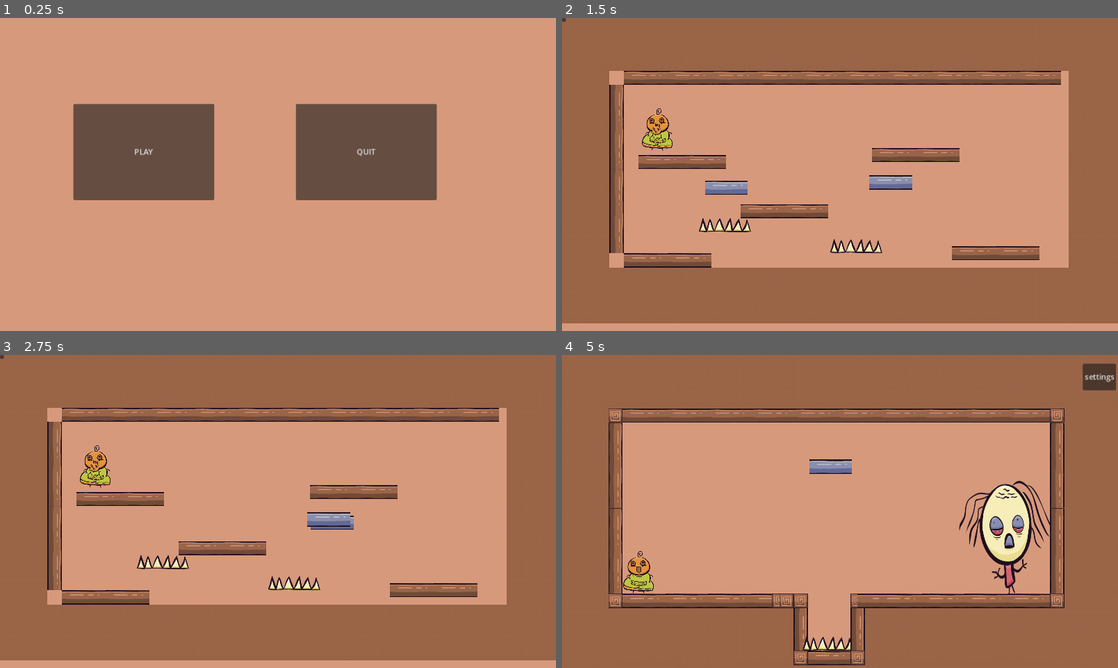
Above: before the commit, frames 1-4 (two rows, left to right).
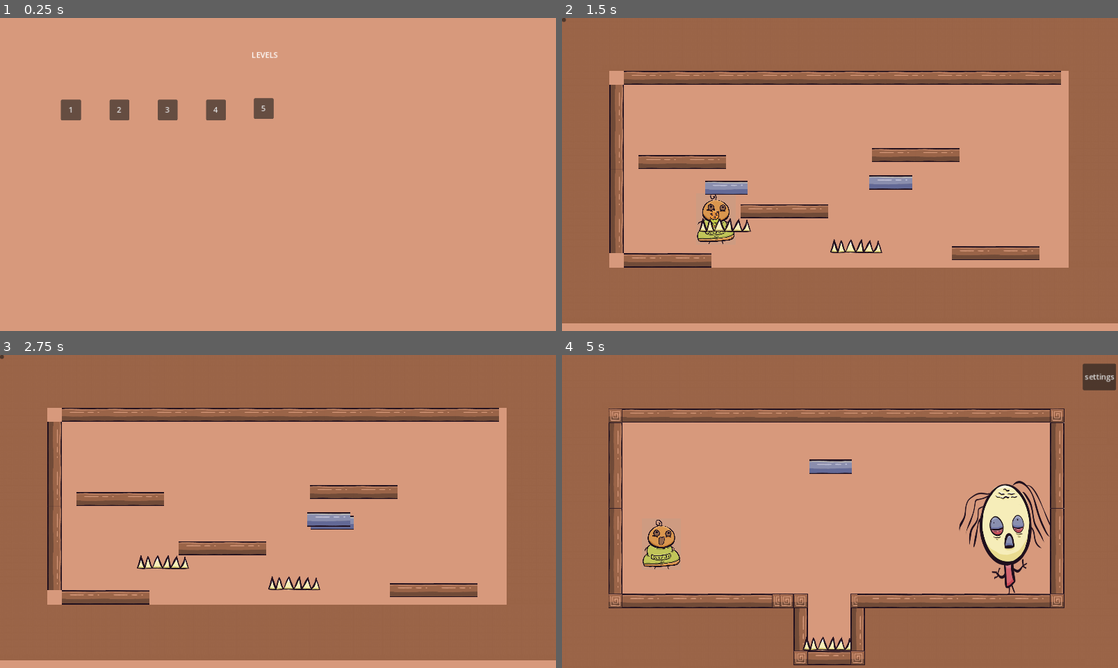
Above: after the commit, the same moments.

Repository: Yotambu100/The-hood-Five
Game: Godot game, scene res://levels.tscn
Two runs of this game, one before a commit and one after it. Both use one fixed random seed, a clock stepped at 60 frames per second and the inputs below. Before the commit the project starts from res://main.tscn.
Inputs (mouse positions are in pixels of both pictures, inside the frame that each line leads up to):
- Up to frame 1 (0.25 s): no input
- Up to frame 2 (1.5 s): click (678, 108) at 0.5 s, where only the run after the commit has a clickable "2"; click (678, 108) at 1.25 s, where only the run before the commit has a clickable "2"
- Up to frame 3 (2.75 s): drag from (166, 524) to (328, 520) at 2.02 s
- Up to frame 4 (5 s): click (562, 358) at 2.75 s; click "PLAY" at 3.5 s; click "1" at 4.25 s

The runs differ from the first frame. In frame 1, 16% of the frame differs, in the area x 10-79%, y 10-59%; in frame 2, 1.0%; in frame 3, 0.5%; in frame 4, 1.1%.
Error before the commit: Parse Error: Unexpected "Identifier" in class body. (res://AutoPlayer/Player.gd:1)

Commit message:
add player idle and run

Diff:
--- a/AutoPlayer/Player.gd
+++ b/AutoPlayer/Player.gd
@@ -1,7 +1,5 @@
 extends CharacterBody2D
 
-
-use code with cautio
 
 const SPEED = 300.0
 const JUMP_VELOCITY = -400.0
--- a/AutoPlayer/Player.tscn
+++ b/AutoPlayer/Player.tscn
@@ -1,40 +1,93 @@
-[gd_scene load_steps=6 format=3 uid="uid://y22qwdmagkle"]
+[gd_scene load_steps=19 format=3 uid="uid://y22qwdmagkle"]
 
 [ext_resource type="Script" path="res://AutoPlayer/Player.gd" id="1_72qd3"]
-[ext_resource type="Texture2D" uid="uid://cpbkifti6mk74" path="res://AutoPlayer/Player_idle1.png" id="2_dhkk1"]
-[ext_resource type="Texture2D" uid="uid://bk0uwxhqvcjfv" path="res://player/Player hands up.png" id="3_86g3i"]
+[ext_resource type="Texture2D" uid="uid://ojvdnxpax144" path="res://AutoPlayer/playerIdle_1.png" id="2_devk5"]
+[ext_resource type="Texture2D" uid="uid://c1ydqj100lm4y" path="res://AutoPlayer/playerIdle_2.png" id="3_3b0ye"]
+[ext_resource type="Texture2D" uid="uid://t51hov6tjc02" path="res://AutoPlayer/playerIdle_3.png" id="4_nc5iv"]
+[ext_resource type="Texture2D" uid="uid://cusu3kcjxfc8" path="res://AutoPlayer/playerIdle_4.png" id="5_5mrno"]
+[ext_resource type="Texture2D" uid="uid://cb7ejf5062yjs" path="res://AutoPlayer/playerIdle_5.png" id="6_l0anr"]
+[ext_resource type="Texture2D" uid="uid://lii0710eqsrf" path="res://AutoPlayer/playerIdle_6.png" id="7_5o43o"]
+[ext_resource type="Texture2D" uid="uid://dujin1ciq6pxi" path="res://AutoPlayer/playerIdle_7.png" id="8_crxiy"]
+[ext_resource type="Texture2D" uid="uid://bgm3cwukv5mym" path="res://AutoPlayer/playerIdle_8.png" id="9_o8osa"]
+[ext_resource type="Texture2D" uid="uid://b1f5r1bdmluy6" path="res://AutoPlayer/playerIdle_9.png" id="10_h6121"]
+[ext_resource type="Texture2D" uid="uid://cbv0gmbtxqmdr" path="res://AutoPlayer/playerIdle_10.png" id="11_40ayh"]
+[ext_resource type="Texture2D" uid="uid://cc3iatnj1jxti" path="res://AutoPlayer/playerIdle_11.png" id="12_0upk4"]
+[ext_resource type="Texture2D" uid="uid://c7r2atvfqsqus" path="res://AutoPlayer/playerIdle_12.png" id="13_e67cx"]
+[ext_resource type="Texture2D" uid="uid://badsasw3w0ysd" path="res://AutoPlayer/playerIdle_13.png" id="14_xklhf"]
+[ext_resource type="Texture2D" uid="uid://oajpr3oaryhr" path="res://AutoPlayer/playerIdle_14.png" id="15_7dwwf"]
+[ext_resource type="Texture2D" uid="uid://crd8ggnl2wfda" path="res://AutoPlayer/playerIdle_15.png" id="16_kq23g"]
 
 [sub_resource type="RectangleShape2D" id="RectangleShape2D_xha2n"]
-size = Vector2(9.31919, 51.4728)
+size = Vector2(10.9463, 63.8477)
 
 [sub_resource type="SpriteFrames" id="SpriteFrames_2cv27"]
 animations = [{
 "frames": [{
 "duration": 1.0,
-"texture": ExtResource("2_dhkk1")
+"texture": ExtResource("2_devk5")
 }, {
 "duration": 1.0,
-"texture": ExtResource("3_86g3i")
+"texture": ExtResource("3_3b0ye")
+}, {
+"duration": 1.0,
+"texture": ExtResource("4_nc5iv")
+}, {
+"duration": 1.0,
+"texture": ExtResource("5_5mrno")
+}, {
+"duration": 1.0,
+"texture": ExtResource("6_l0anr")
+}, {
+"duration": 1.0,
+"texture": ExtResource("7_5o43o")
+}, {
+"duration": 1.0,
+"texture": ExtResource("8_crxiy")
+}, {
+"duration": 1.0,
+"texture": ExtResource("9_o8osa")
+}, {
+"duration": 1.0,
+"texture": ExtResource("10_h6121")
+}, {
+"duration": 1.0,
+"texture": ExtResource("11_40ayh")
+}, {
+"duration": 1.0,
+"texture": ExtResource("12_0upk4")
+}, {
+"duration": 1.0,
+"texture": ExtResource("13_e67cx")
+}, {
+"duration": 1.0,
+"texture": ExtResource("14_xklhf")
+}, {
+"duration": 1.0,
+"texture": ExtResource("15_7dwwf")
+}, {
+"duration": 1.0,
+"texture": ExtResource("16_kq23g")
 }],
 "loop": true,
 "name": &"Idle",
-"speed": 5.0
+"speed": 28.0
 }]
 
 [node name="Player" type="CharacterBody2D"]
 script = ExtResource("1_72qd3")
 
 [node name="CollisionShape2D" type="CollisionShape2D" parent="."]
-position = Vector2(-1.5, -2)
+position = Vector2(-3, 7.99991)
 rotation = 3.14159
 scale = Vector2(6.76024, -1.37828)
 shape = SubResource("RectangleShape2D_xha2n")
 
 [node name="AnimatedSprite2D" type="AnimatedSprite2D" parent="."]
-position = Vector2(9.53674e-07, -12)
+position = Vector2(7.62939e-06, -0.999985)
 scale = Vector2(0.1225, 0.107875)
 sprite_frames = SubResource("SpriteFrames_2cv27")
 animation = &"Idle"
+frame_progress = 0.552494
 
 [node name="MoveTimer" type="Timer" parent="."]
 process_callback = 0
--- a/level_real_2.tscn
+++ b/level_real_2.tscn
@@ -1,4 +1,5 @@
-[gd_scene load_steps=19 format=3 uid="uid://bigirv3bx7cio"]
+[gd_scene load_steps=20 format=3 uid="uid://bigirv3bx7cio"]
+
 [ext_resource type="Script" path="res://level_real_2.gd" id="1_52rv3"]
 [ext_resource type="Script" path="res://CanvasLayer2.gd" id="2_8n06m"]
 [ext_resource type="Texture2D" uid="uid://bpog7h1mcw0kh" path="res://logs/jump_pad.png" id="2_8v0bc"]
@@ -196,7 +197,6 @@
 autostart = true
 script = ExtResource("7_qkspt")
 
-
 [node name="CharacterBody2D" parent="." instance=ExtResource("6_j6ydt")]
 position = Vector2(226, 331)
 
@@ -216,7 +216,5 @@
 position = Vector2(701, 423)
 
 [connection signal="ready" from="CanvasLayer/TileMap" to="." method="_on_tile_map_ready"]
-
 [connection signal="pressed" from="CanvasLayer/ButtonSettings" to="." method="_on_button_settings_pressed"]
-
 [connection signal="timeout" from="CanvasLayer/LBL_Time/Timer_countdown" to="." method="_on_timer_countdown_timeout"]
--- a/project.godot
+++ b/project.godot
@@ -11,9 +11,10 @@
 [application]
 
 config/name="The-hood-5"
-run/main_scene="res://main.tscn"
+run/main_scene="res://levels.tscn"
 config/features=PackedStringArray("4.1", "Mobile")
 config/icon="res://icon.svg"
+<<<<<<<Updatedupstream<<<<<<<HEADrun/main_scene="res://CustomWorld/CustomWorld.tscn"
 
 [display]
 
Binary file added: AutoPlayer/playerIdle_1.png
Not shown, added: AutoPlayer/playerIdle_1.png.import
Binary file added: AutoPlayer/playerIdle_10.png
Not shown, added: AutoPlayer/playerIdle_10.png.import
Binary file added: AutoPlayer/playerIdle_11.png
Not shown, added: AutoPlayer/playerIdle_11.png.import
Binary file added: AutoPlayer/playerIdle_12.png
Not shown, added: AutoPlayer/playerIdle_12.png.import
Binary file added: AutoPlayer/playerIdle_13.png
Not shown, added: AutoPlayer/playerIdle_13.png.import
Binary file added: AutoPlayer/playerIdle_14.png
Not shown, added: AutoPlayer/playerIdle_14.png.import
(and 64 more such lines)
